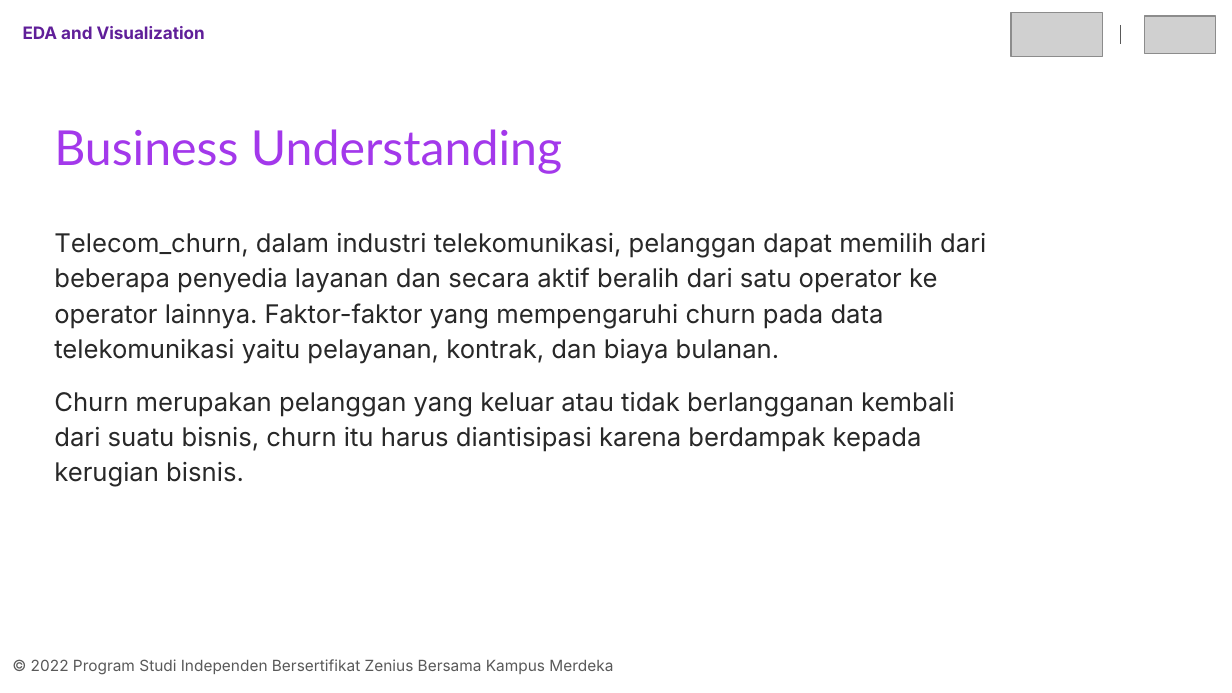
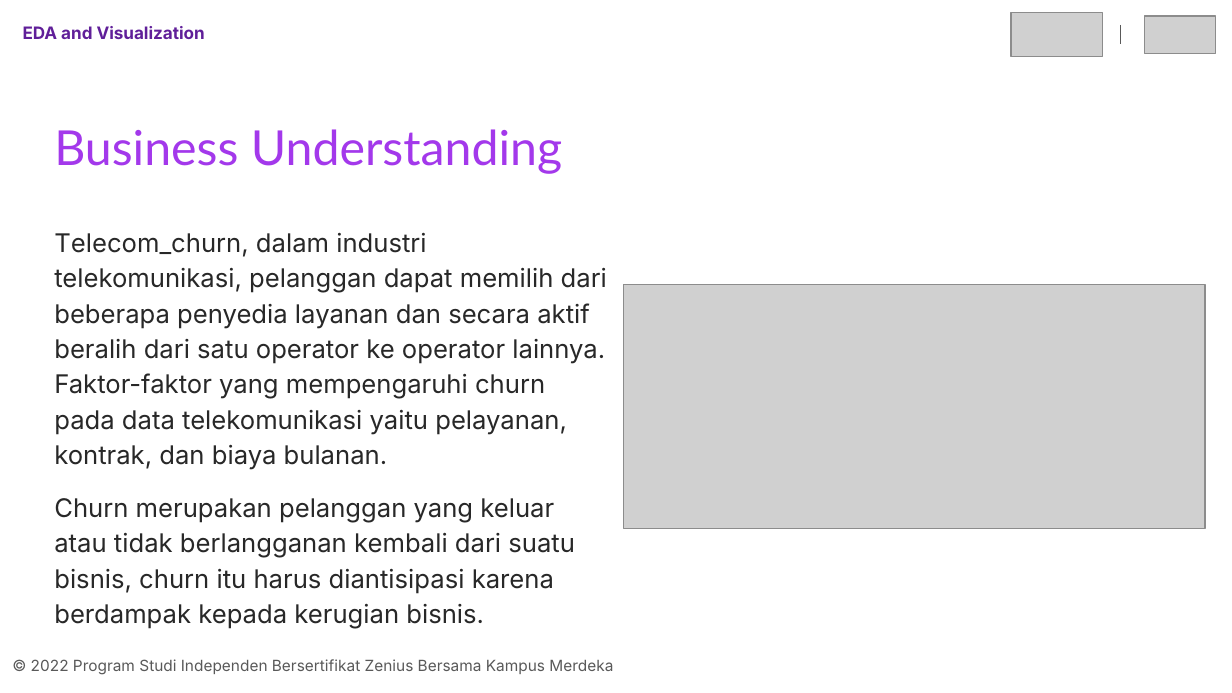
Before and after one commit to blitzaaard/final-project-kelompok-5-Aditya-Bariq-Ikhsan, a slide deck: slide 7 of final-project-kelompok-5-Aditya Bariq Ikhsan.pptx. Drawn at 1232x693 pixels with LibreOffice and Linux fonts; fonts in the diff are those of the drawing; grey boxes stand for pictures. Boxes give left, top, right and bottom in pixels: in the first picture for what was removed or moved away, otherwise in the second. Text is boxed around its words. In the diff, an @@ line names an element or a change of style, - is before the commit and + after.

```diff
--- a/final-project-kelompok-5-Aditya Bariq Ikhsan.pptx
+++ b/final-project-kelompok-5-Aditya Bariq Ikhsan.pptx
@@ text "Telecom_churn, dalam industri telekomunikasi, pelanggan ..." rewrapped from [54, 233, 986, 487] to [54, 233, 607, 593] @@
@@ picture added at [623, 285, 1205, 529] @@
```
Also in this commit, not shown: 3 slides added, 1 other file.
